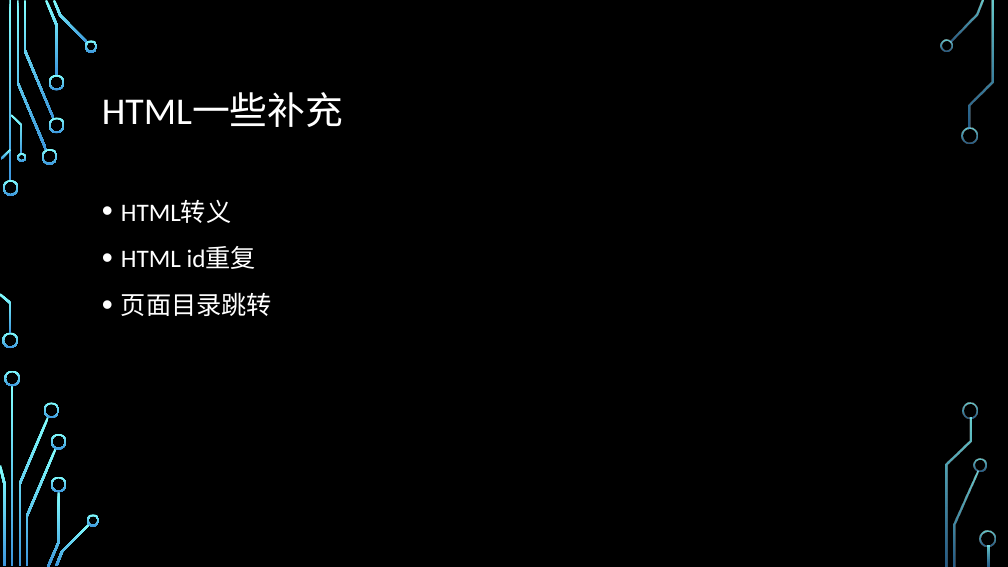
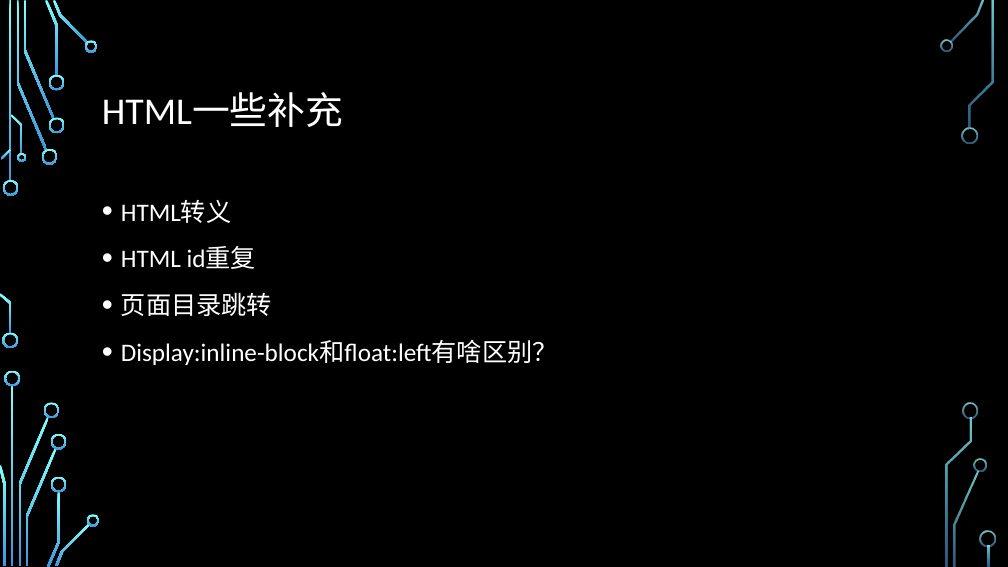
Before and after one commit to dfitcFE/Frontend-junior, a slide deck: slide 3 of Lesson/HTML/2.pptx (slide 2 before the commit). Drawn at 1008x567 pixels with LibreOffice and Linux fonts; fonts in the diff are those of the drawing; background and template pictures are left out. Boxes give left, top, right and bottom in pixels: in the first picture for what was removed or moved away, otherwise in the second. Text is boxed around its words. In the diff, an @@ line names an element or a change of style, - is before the commit and + after.

```diff
--- a/Lesson/HTML/2.pptx
+++ b/Lesson/HTML/2.pptx
@@ text at box(121, 340, 558, 365): paragraph added @@
+• Display:inline-block和float:left有啥区别？
```
Also in this commit, not shown: 1 other slide changed, 2 slides added, 5 other files.
